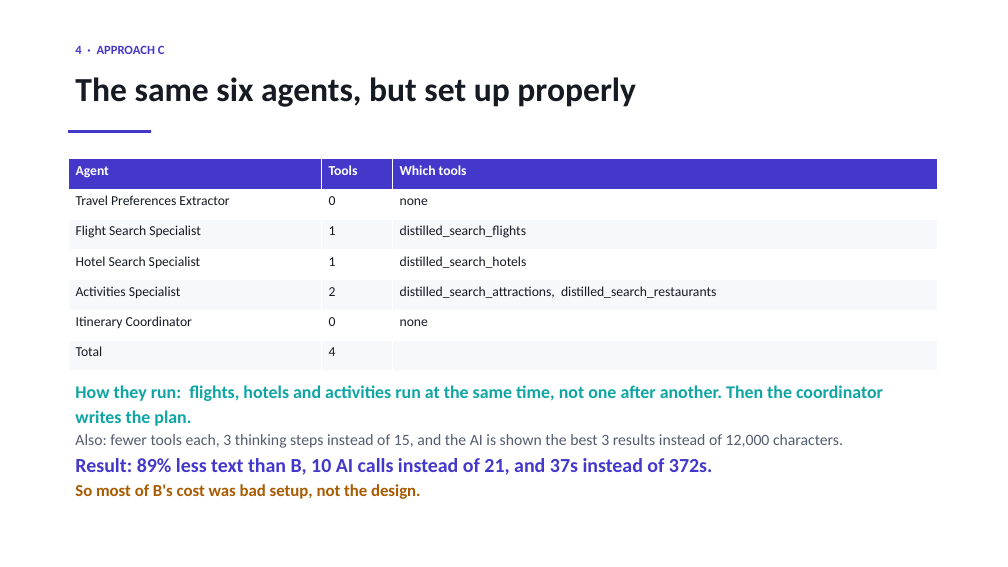
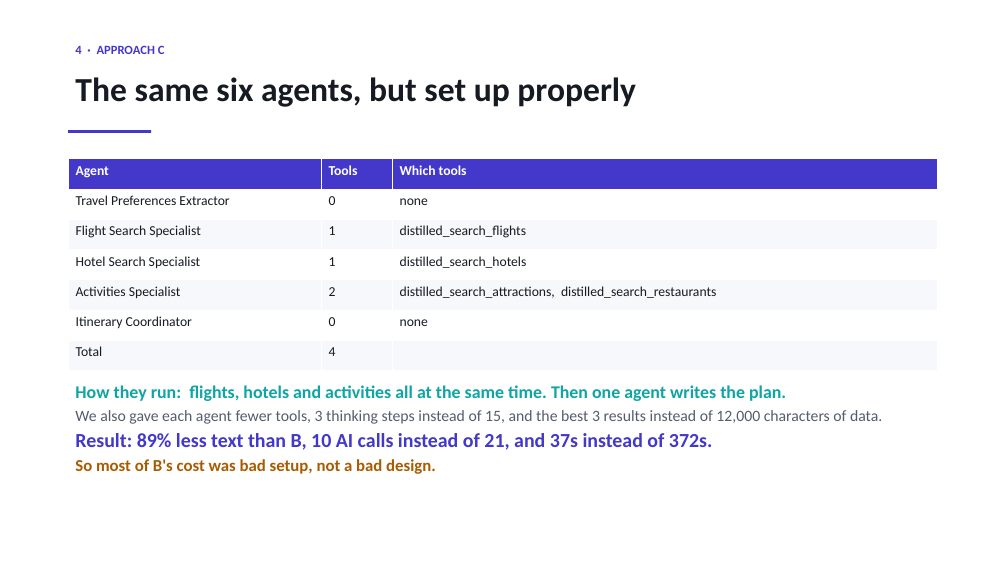
Before and after one commit to sherali143/Trip-Planner, a slide deck: slide 5 of submission/CMP7200_Viva_Presentation.pptx. Drawn at 1008x567 pixels with LibreOffice and Linux fonts; fonts in the diff are those of the drawing. Boxes give left, top, right and bottom in pixels: in the first picture for what was removed or moved away, otherwise in the second. Text is boxed around its words. In the diff, an @@ line names an element or a change of style, - is before the commit and + after.

Commit message:
Plainer wording on the viva slides
Sixteen explaining lines rewritten in commoner words and shorter sentences.
"one at a time" for "one after another. Nothing overlaps", "The two overlap"
for "their ranges overlap", "the free APIs ran out" for "because of the free
API limits". Nothing structural changed: the same nine slides, the same
tables, the same tool names and the same measured numbers.

These lines are read aloud from the front of a room, which is the test they
were failing.

```diff
--- a/submission/CMP7200_Viva_Presentation.pptx
+++ b/submission/CMP7200_Viva_Presentation.pptx
@@ text at box(75, 385, 882, 424): text changed; size 17 to 15 pt; text colour #0EA5A4 to #545C6E; bold off @@
-How they run: flights, hotels and activities run at the same time, not one after another. Then the coordinator writes the plan.
-Also: fewer tools each, 3 thinking steps instead of 15, and the AI is shown the best 3 results instead of 12,000 characters.
+How they run: flights, hotels and activities all at the same time. Then one agent writes the plan.
+We also gave each agent fewer tools, 3 thinking steps instead of 15, and the best 3 results instead of 12,000 characters of data.
@@ text at box(75, 459, 436, 474): text changed @@
-So most of B's cost was bad setup, not the design.
+So most of B's cost was bad setup, not a bad design.
```
Also in this commit, not shown: 7 other slides changed, 1 other file.
